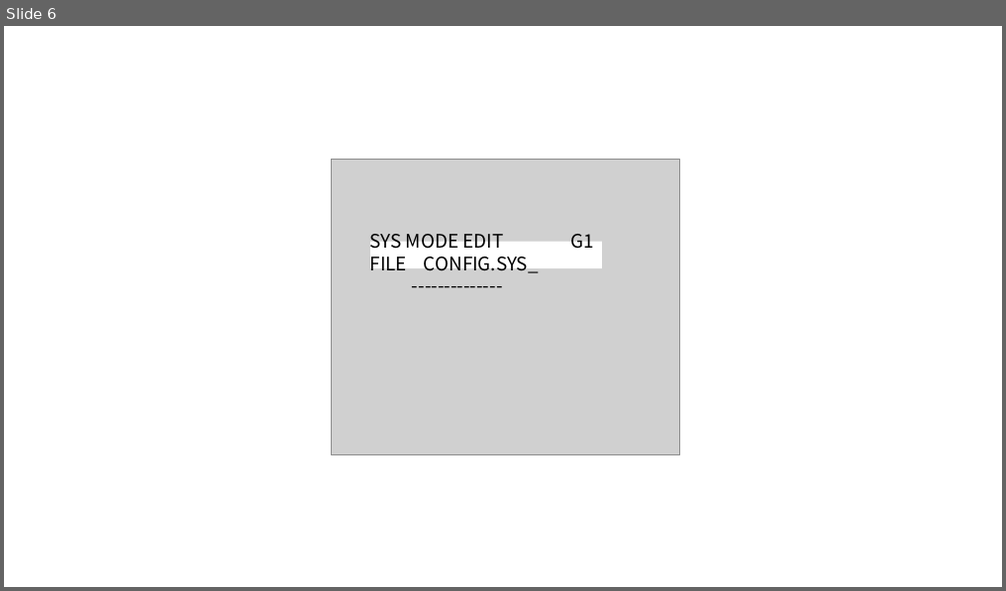
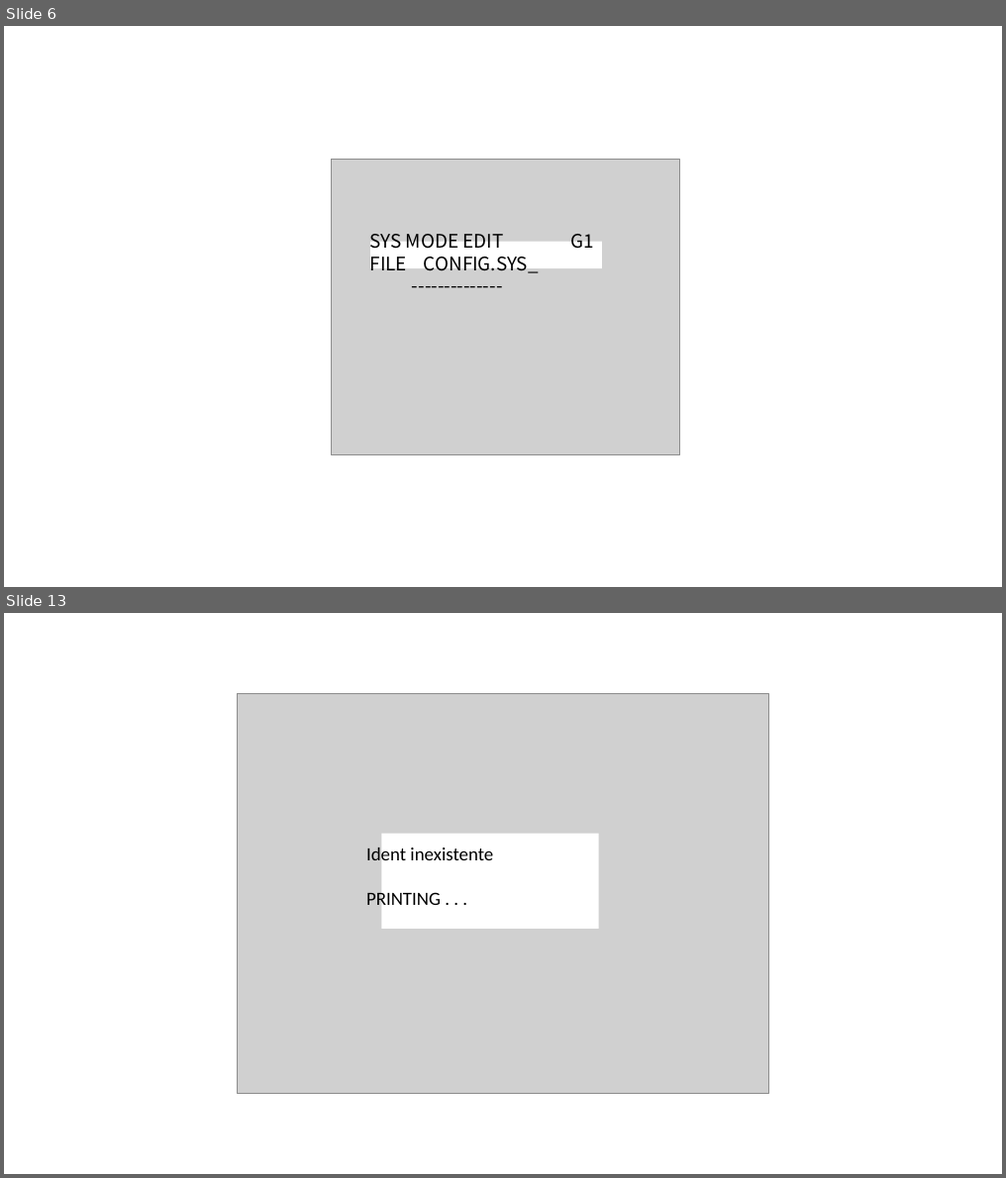
Before and after one commit to Jesusdiazcienciadatos/ationetdocs, a slide deck: Content/Images/standAloneTerminal/standAloneTerminalImages.pptx. Shown one above the other, each under a label of ours: slide 6 before the commit, slides 6 and 13 after it; the slides between them are not shown. The pictures are 1006x591 and 1006x1178 pixels, drawn with LibreOffice and Linux fonts; fonts in the diff are those of the drawing; grey boxes stand for pictures. Boxes give left, top, right and bottom in pixels: in the first picture for what was removed or moved away, otherwise in the second. Text is boxed around its words. In the diff, an @@ line names an element or a change of style, - is before the commit and + after.

```diff
--- a/Content/Images/standAloneTerminal/standAloneTerminalImages.pptx
+++ b/Content/Images/standAloneTerminal/standAloneTerminalImages.pptx
@@ slide 13 added at <box>4,613,1002,1174</box>, background #FFFFFF @@
@@ picture added at <box>237,694,769,1093</box> @@
@@ text added at <box>366,846,493,911</box>, 18 pt, text #000000 @@
+Ident inexistente
+PRINTING . . .
@@ rectangle added at <box>382,834,599,929</box>, fill #FFFFFF @@
```
Also in this commit, not shown: 15 other slides added, 19 other files.
